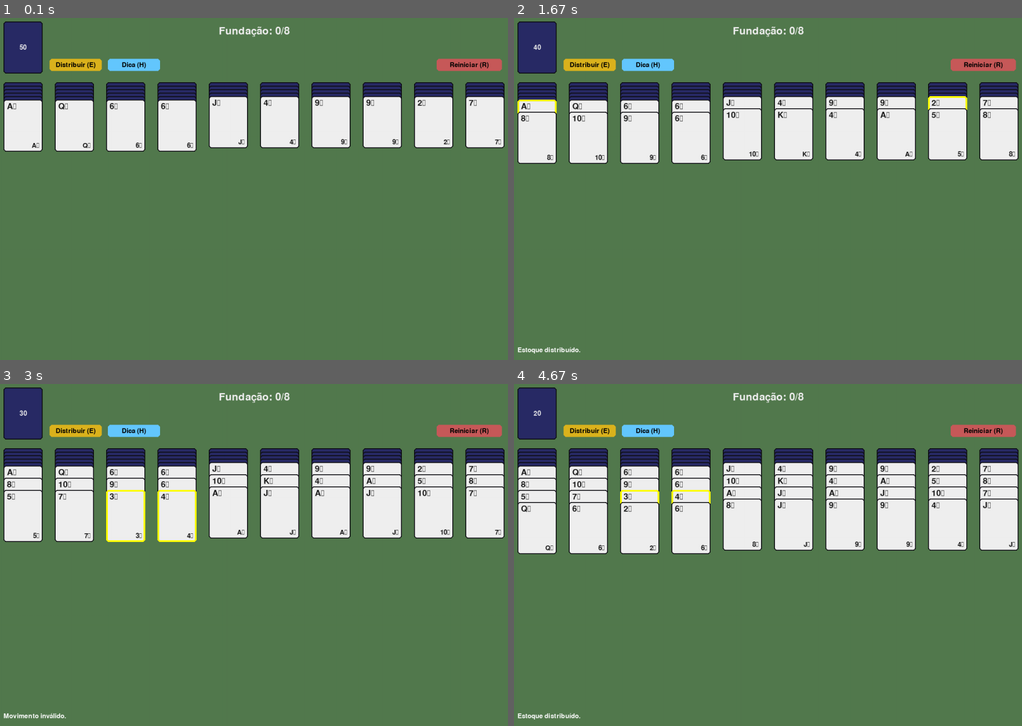
Above: before the commit, frames 1-4 (two rows, left to right).
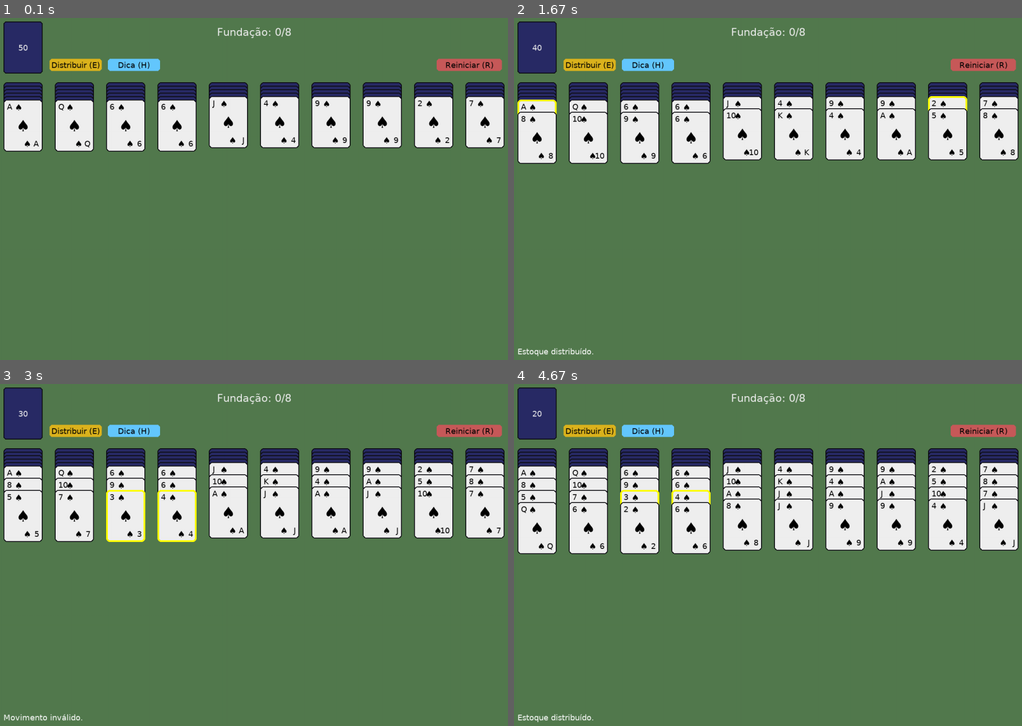
Above: after the commit, the same moments.

Repository: taliaBdev/spider-one-naipe
Game: pygame game, started from spider_pygame.py
The game is run twice, just before and just after one commit, with the same random seed, the same clock (stepped at 60 frames per second) and the same inputs.
Inputs (mouse positions are in pixels of both pictures, inside the frame that each line leads up to):
- Up to frame 1 (0.1 s): no input
- Up to frame 2 (1.67 s): press the mouse at (895, 216) at 0.37 s; move the mouse to (889, 147) at 0.47 s; release the mouse at (884, 79) at 0.6 s; click "Dica (H)" at 0.72 s; click (879, 141) at 1.05 s; press the mouse at (590, 65) at 1.37 s; move the mouse to (620, 178) at 1.47 s; release the mouse at (651, 295) at 1.6 s
- Up to frame 3 (3 s): press the mouse at (76, 431) at 1.7 s; move the mouse to (86, 455) at 1.8 s; release the mouse at (101, 483) at 1.93 s; press the mouse at (132, 431) at 2.03 s; move the mouse to (223, 442) at 2.13 s; release the mouse at (309, 448) at 2.27 s; click (375, 500) at 2.38 s
- Up to frame 4 (4.67 s): click (915, 469) at 3.22 s; press the mouse at (590, 431) at 4.53 s; move the mouse to (651, 466) at 4.63 s

The runs differ from the first frame. In frame 1, 1.9% of the frame differs, in the area x 0-100%, y 2-40%; in frame 2, 2.5%; in frame 3, 2.9%; in frame 4, 3.3%, in the area x 0-100%, y 2-99%.

Commit message:
valor da carta ok

Diff:
--- a/spider_pygame.py
+++ b/spider_pygame.py
@@ -227,9 +227,9 @@
 pygame.display.set_caption("Spider (1 Naipe)")
 clock = pygame.time.Clock()
 
-font_big = pygame.font.SysFont(None, 36)
-font_med = pygame.font.SysFont(None, 28)
-font_small = pygame.font.SysFont(None, 22)
+font_big = pygame.font.SysFont("DejaVu Sans", 24)
+font_med = pygame.font.SysFont("DejaVu Sans", 20)
+font_small = pygame.font.SysFont("DejaVu Sans", 18)
 
 # Botões
 stock_rect = pygame.Rect(MARGEM_X, TOPO_AREA_Y, CARTA_L, CARTA_A)
@@ -249,26 +249,54 @@
 def desenhar_carta(surf, x, y, carta: Carta, elev=False):
     r = pygame.Rect(x, y, CARTA_L, CARTA_A)
 
+    # Fundo
     if carta.virada_para_cima:
-        pygame.draw.rect(surf, CARD_FRONT, r, border_radius=6)
-        pygame.draw.rect(surf, CARD_EDGE, r, 2, border_radius=6)
-
-        txt = font_med.render(str(carta), True, TXT)
-        surf.blit(txt, (x+8, y+6))
-
-        txt2 = font_small.render(str(carta), True, TXT)
-        surf.blit(txt2, (x + CARTA_L - txt2.get_width() - 8,
-                         y + CARTA_A - txt2.get_height() - 6))
+        pygame.draw.rect(surf, CARD_FRONT, r, border_radius=8)
+        pygame.draw.rect(surf, CARD_EDGE, r, 2, border_radius=8)
+
+        # COR DO NAIPE (apenas ♠ no seu modo atual)
+        cor = (0, 0, 0)  # preto
+        # Se quiser adicionar ♥ ♦ vermelhos mais tarde, o código já está preparado:
+        if carta.naipe in ["♥", "♦"]:
+            cor = (200, 30, 30)
+
+        valor = VALOR_NOME[carta.valor]
+        naipe = carta.naipe
+
+        # ----- TOPO ESQUERDO -----
+        txt_valor = font_small.render(valor, True, cor)
+        surf.blit(txt_valor, (x + 8, y + 6))
+
+        txt_naipe = font_med.render(naipe, True, cor)
+        surf.blit(txt_naipe, (x + 26, y + 6))
+
+        # ----- RODAPÉ DIREITO (invertido) -----
+        txt_valor2 = font_small.render(valor, True, cor)
+        surf.blit(txt_valor2, (x + CARTA_L - txt_valor2.get_width() - 8,
+                               y + CARTA_A - txt_valor2.get_height() - 8))
+
+        txt_naipe2 = font_med.render(naipe, True, cor)
+        surf.blit(txt_naipe2, (x + CARTA_L - txt_naipe2.get_width() - 26,
+                               y + CARTA_A - txt_naipe2.get_height() - 6))
+
+        # ----- NAIPE CENTRAL -----
+        txt_center = pygame.font.SysFont("DejaVu Sans", 36).render(naipe, True, cor)
+        surf.blit(txt_center,
+                  (x + CARTA_L//2 - txt_center.get_width()//2,
+                   y + CARTA_A//2 - txt_center.get_height()//2))
 
     else:
-        pygame.draw.rect(surf, CARD_BACK, r, border_radius=6)
-        pygame.draw.rect(surf, CARD_EDGE, r, 2, border_radius=6)
-        txt = font_small.render("Spider", True, TXT_INV)
-        surf.blit(txt, (x + (CARTA_L - txt.get_width())//2,
-                         y + (CARTA_A - txt.get_height())//2))
-
+        # CARTA VIRADA PARA BAIXO
+        pygame.draw.rect(surf, CARD_BACK, r, border_radius=8)
+        pygame.draw.rect(surf, CARD_EDGE, r, 2, border_radius=8)
+
+        txt = font_small.render("SPIDER", True, TXT_INV)
+        surf.blit(txt, (x + (CARTA_L - txt.get_width()) // 2,
+                         y + (CARTA_A - txt.get_height()) // 2))
+
+    # HIGHLIGHT (DICA / ARRASTO)
     if elev:
-        pygame.draw.rect(surf, (255, 255, 0), r, 4, border_radius=6)
+        pygame.draw.rect(surf, (255, 255, 0), r, 4, border_radius=8)
 
 
 def desenhar_ui_topo(jogo: Jogo):
@@ -436,12 +464,12 @@
                         origem_idx, qtd, destino_idx = mov
                         pilha = jogo.tableau[origem_idx]
 
-                        # --- DESTACAR BLOCO DE ORIGEM ---
+                        # DESTACAR BLOCO DE ORIGEM
                         start = len(pilha.cartas) - qtd
                         for i in range(start, len(pilha.cartas)):
                             hint_cards.add((origem_idx, i))
 
-                        # --- DESTACAR DESTINO ---
+                        # DESTACAR DESTINO
                         destino = jogo.tableau[destino_idx]
 
                         if destino.esta_vazia():
@@ -452,7 +480,7 @@
                             topo_idx = len(destino.cartas) - 1
                             hint_cards.add((destino_idx, topo_idx))
 
-                        hint_timer = pygame.time.get_ticks() + 1500
+                        hint_timer = pygame.time.get_ticks() + 3000
 
 
             # Clique mouse
